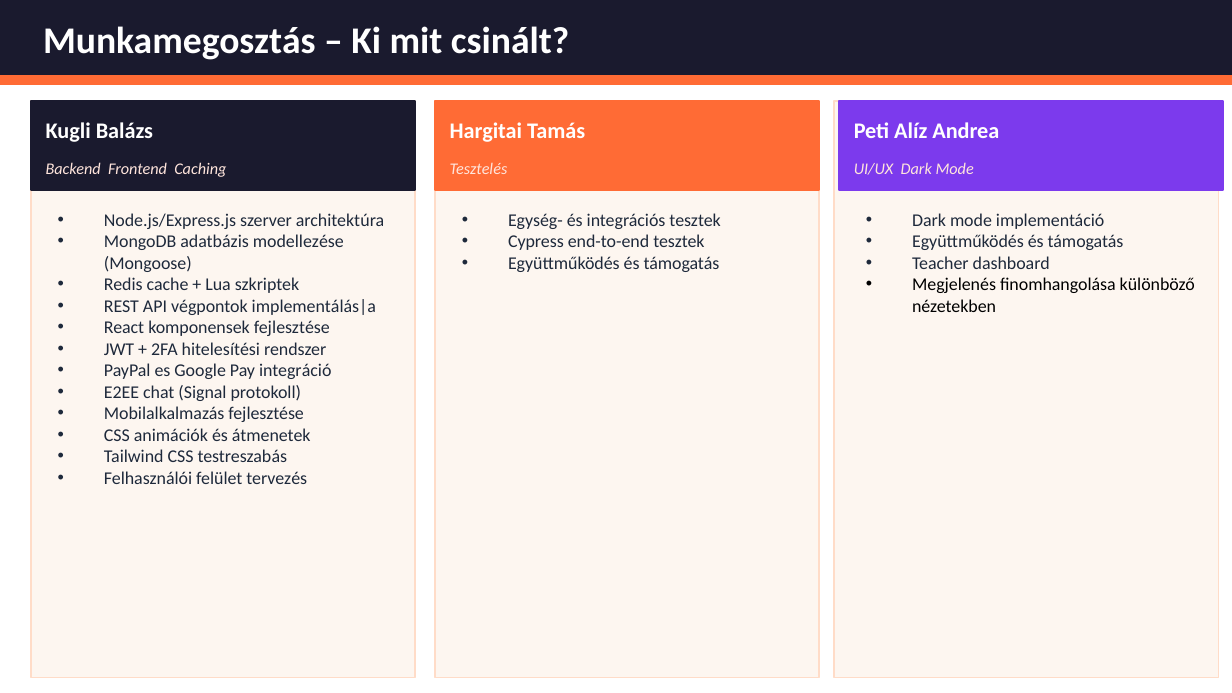
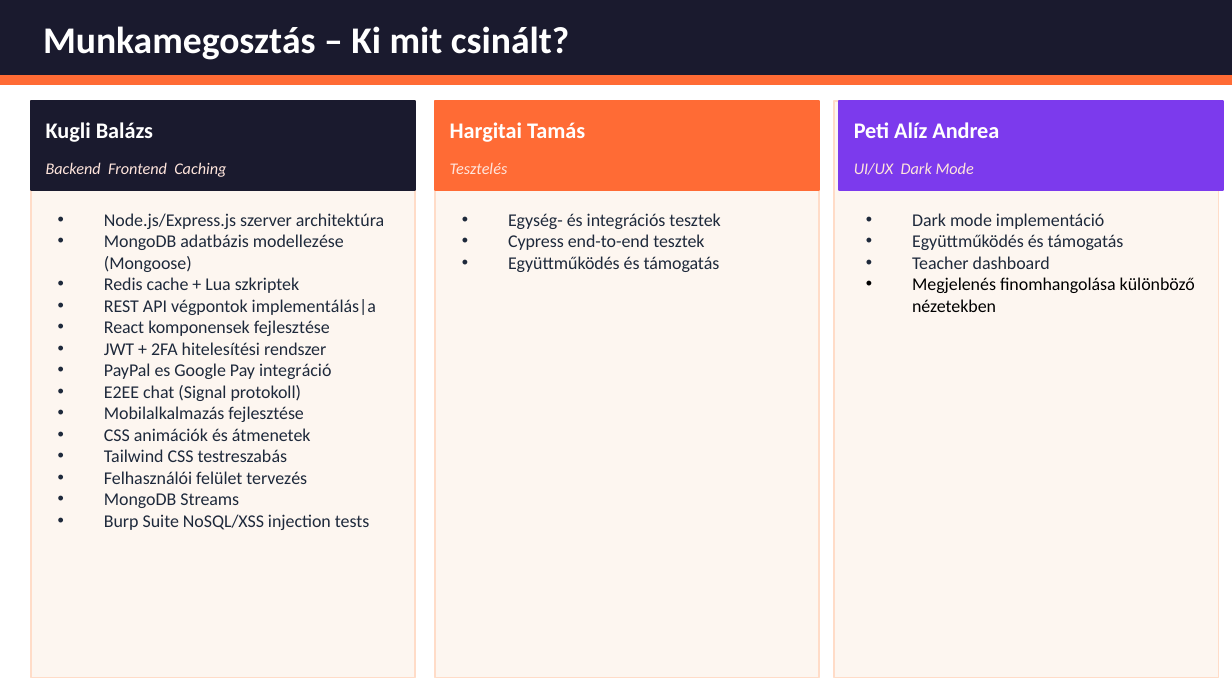
Before and after one commit to bivorzk/iskolaprojekt, a slide deck: slide 12 of SnapTray.pptx. Drawn at 1232x693 pixels with LibreOffice and Linux fonts; fonts in the diff are those of the drawing. Boxes give left, top, right and bottom in pixels: in the first picture for what was removed or moved away, otherwise in the second. Text is boxed around its words. In the diff, an @@ line names an element or a change of style, - is before the commit and + after.

```diff
--- a/SnapTray.pptx
+++ b/SnapTray.pptx
@@ text at box(104, 493, 369, 530): paragraphs added @@
+• MongoDB Streams
+• Burp Suite NoSQL/XSS injection tests
```
Also in this commit, not shown: 3 other slides changed.
